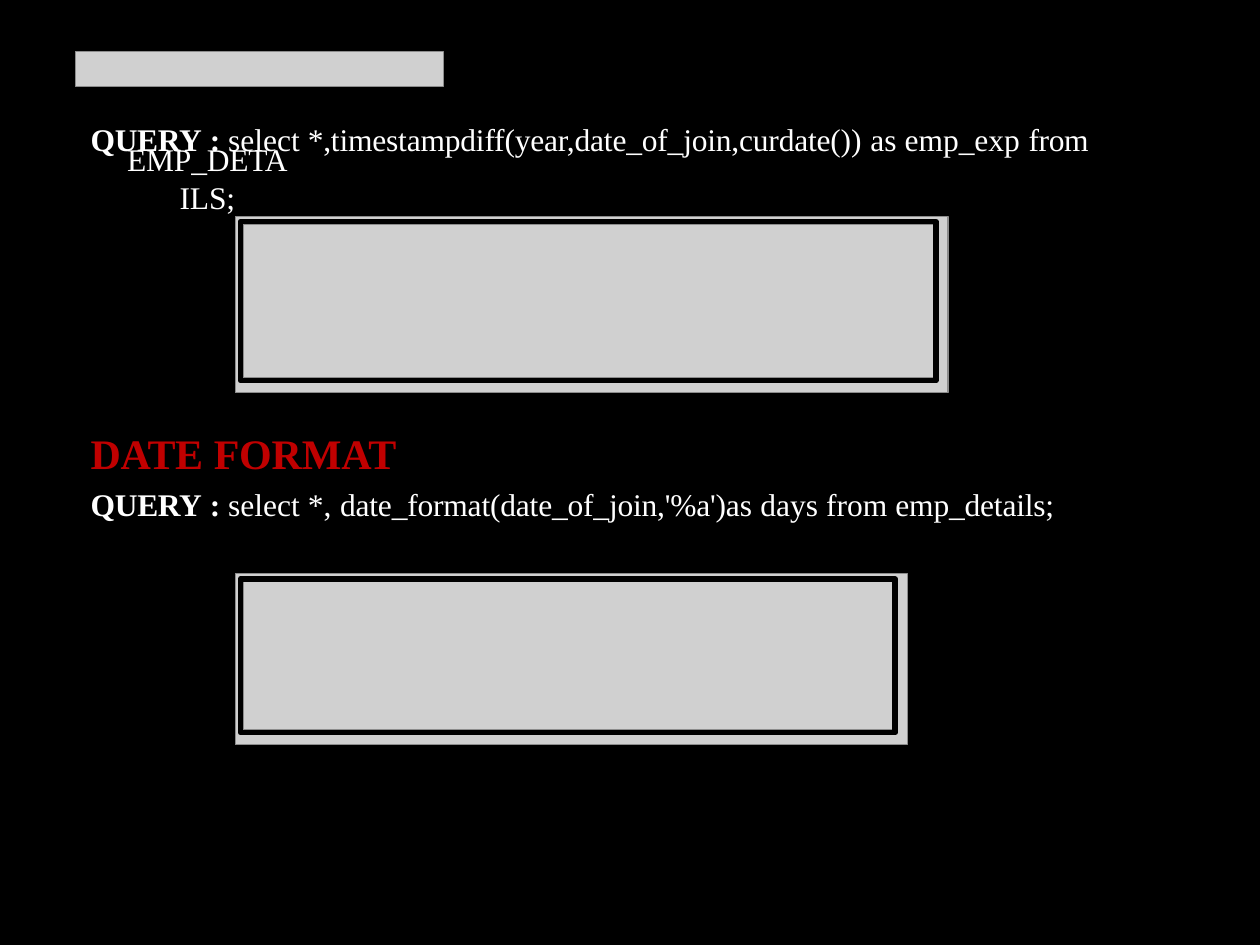
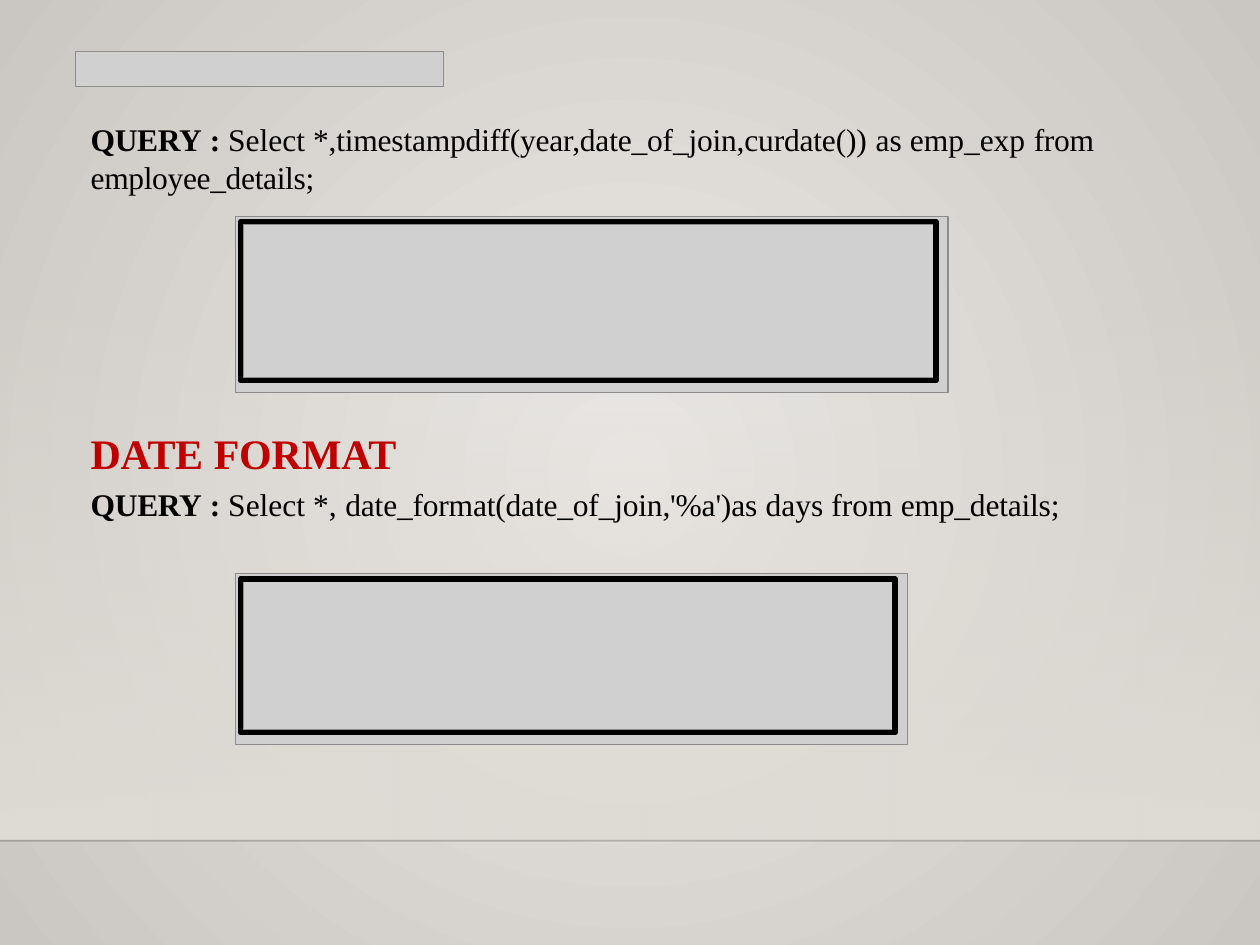
Before and after one commit to Skkishore1103/SQL-Project, a slide deck: slide 40 of Kishore S SQL Project.pptx. Drawn at 1260x945 pixels with LibreOffice and Linux fonts; fonts in the diff are those of the drawing; grey boxes stand for pictures; background and template pictures are left out. Boxes give left, top, right and bottom in pixels: in the first picture for what was removed or moved away, otherwise in the second. Text is boxed around its words. In the diff, an @@ line names an element or a change of style, - is before the commit and + after.

```diff
--- a/Kishore S SQL Project.pptx
+++ b/Kishore S SQL Project.pptx
@@ background picture (left out) to gradient #ECEAE7 to #CAC7C1 @@
@@ text at bbox=[91, 129, 1094, 196]: text changed; text colour #FFFFFF to #000000 @@
-QUERY : select *,timestampdiff(year,date_of_join,curdate()) as emp_exp from
+QUERY : Select *,timestampdiff(year,date_of_join,curdate()) as emp_exp from employee_details;
@@ title removed at bbox=[127, 147, 288, 175] @@
-EMP_DETAILS;
@@ rectangle added at bbox=[0, 277, 1260, 839], fill gradient #DFDBD5 @@
@@ text at bbox=[91, 494, 1060, 522]: text changed; text colour #FFFFFF to #000000 @@
-QUERY : select *, date_format(date_of_join,'%a')as days from emp_details;
+QUERY : Select *, date_format(date_of_join,'%a')as days from emp_details;
@@ line added from (0, 840) to (1260, 840), #000001 1 pt @@
```
Also in this commit, not shown: 59 other slides changed.
